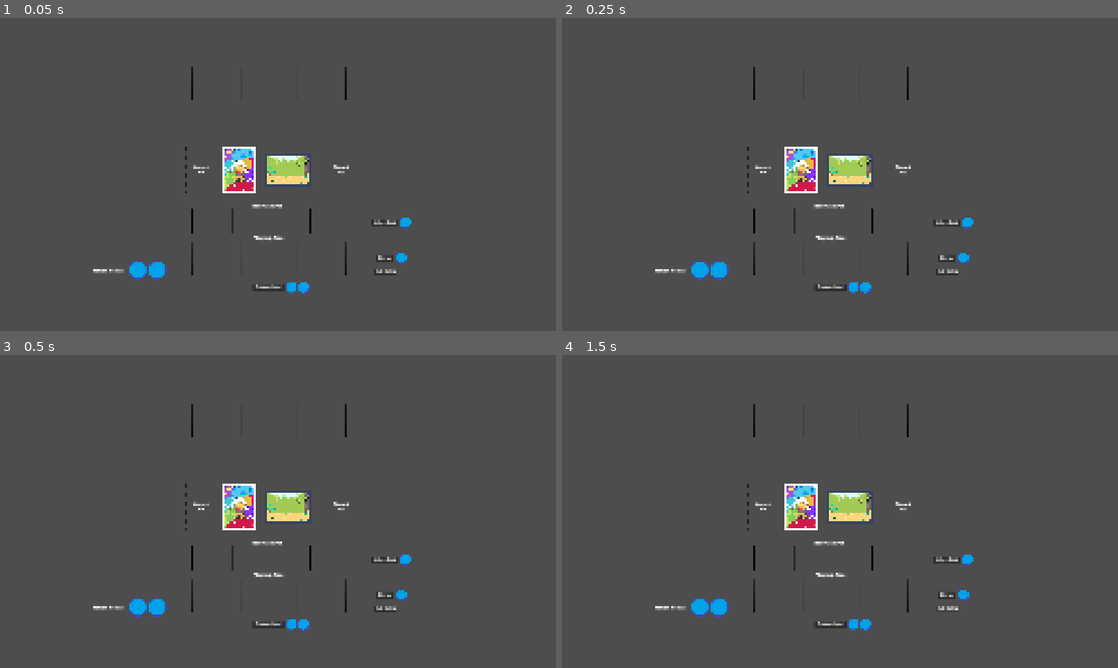
Above: before the commit, frames 1-4 (two rows, left to right).
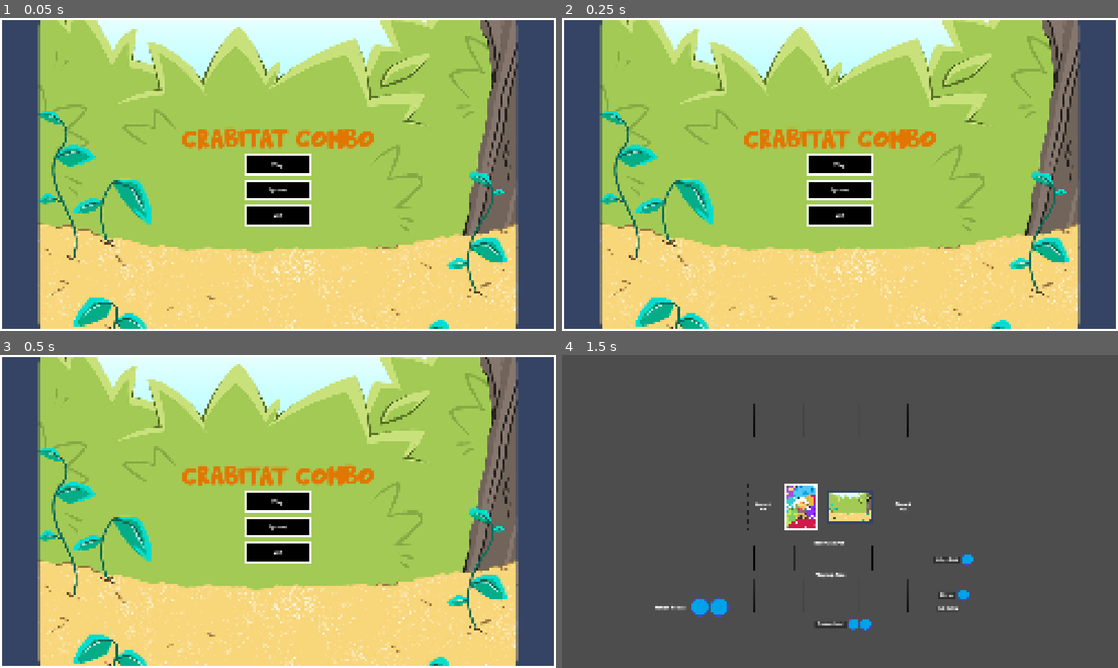
Above: after the commit, the same moments.

Repository: AMaraza/CrabitatCombo
Game: Godot game, scene res://Gameplay/Title Screen/Scenes/title_screen.tscn
The game is run twice, just before and just after one commit, with the same random seed, the same clock (stepped at 60 frames per second) and the same inputs. Before the commit the project starts from res://Gameplay/Feature/Scenes/GameBoard.tscn.
Inputs (mouse positions are in pixels of both pictures, inside the frame that each line leads up to):
- Up to frame 1 (0.05 s): no input
- Up to frame 2 (0.25 s): no input
- Up to frame 3 (0.5 s): no input
- Up to frame 4 (1.5 s): click (840, 502) at 0.5 s, where only the run after the commit has a clickable "Play"; click "END TURN" at 1.25 s

The runs differ from the first frame. In frame 1, 87% of the frame differs, in the area x 0-100%, y 0-100%; in frame 2, 87%; in frame 3, 87%; in frame 4, nothing differs.

Commit message:
Menu screen
Made some changes to the menu title screen by putting the aquarium card back for the background with TextureRect and changed the title word color to orange.

Diff:
--- a/Gameplay/Title Screen/Scenes/title_screen.tscn
+++ b/Gameplay/Title Screen/Scenes/title_screen.tscn
@@ -3,6 +3,10 @@
 [ext_resource type="Theme" uid="uid://bxoscdmvrrim" path="res://Gameplay/Title Screen/menu_theme.tres" id="1_lxnwe"]
 [ext_resource type="PackedScene" uid="uid://cya30dunqkksn" path="res://Gameplay/Title Screen/Scenes/play_button.tscn" id="2_23a3k"]
 [ext_resource type="Script" uid="uid://bgpt1b22n5sgr" path="res://Gameplay/Title Screen/Scripts/title_screen.gd" id="2_ml1ov"]
+[ext_resource type="Texture2D" uid="uid://brdyyncnnh4um" path="res://Gameplay/Feature/Assets/AquariumCardBack.png" id="3_ml1ov"]
+
+[sub_resource type="AtlasTexture" id="AtlasTexture_74n7r"]
+atlas = ExtResource("3_ml1ov")
 
 [node name="TitleScreen" type="Control" unique_id=1947075465]
 layout_mode = 3
@@ -21,6 +25,12 @@
 anchor_bottom = 1.0
 grow_horizontal = 2
 grow_vertical = 2
+
+[node name="TextureRect" type="TextureRect" parent="PanelContainer" unique_id=1096815799]
+layout_mode = 2
+texture = SubResource("AtlasTexture_74n7r")
+expand_mode = 1
+stretch_mode = 6
 
 [node name="VBoxContainer" type="VBoxContainer" parent="PanelContainer" unique_id=616616754]
 layout_mode = 2
--- a/Gameplay/Title Screen/menu_theme.tres
+++ b/Gameplay/Title Screen/menu_theme.tres
@@ -37,7 +37,7 @@
 Button/styles/normal = ExtResource("1_652tj")
 Button/styles/pressed = SubResource("StyleBoxFlat_tlsnh")
 PanelContainer/styles/panel = ExtResource("1_652tj")
-RichTextLabel/colors/default_color = Color(1, 1, 1, 1)
+RichTextLabel/colors/default_color = Color(0.8862745, 0.4627451, 0.007843138, 1)
 RichTextLabelTitle/base_type = &"RichTextLabel"
 RichTextLabelTitle/font_sizes/normal_font_size = 128
 VBoxContainer/constants/separation = 16
--- a/project.godot
+++ b/project.godot
@@ -11,7 +11,7 @@
 [application]
 
 config/name="CrabitatComboCapstone"
-run/main_scene="uid://beos3g45lwtxf"
+run/main_scene="uid://88iesmtaenvc"
 config/features=PackedStringArray("4.7", "Forward Plus")
 config/icon="res://icon.svg"
 
